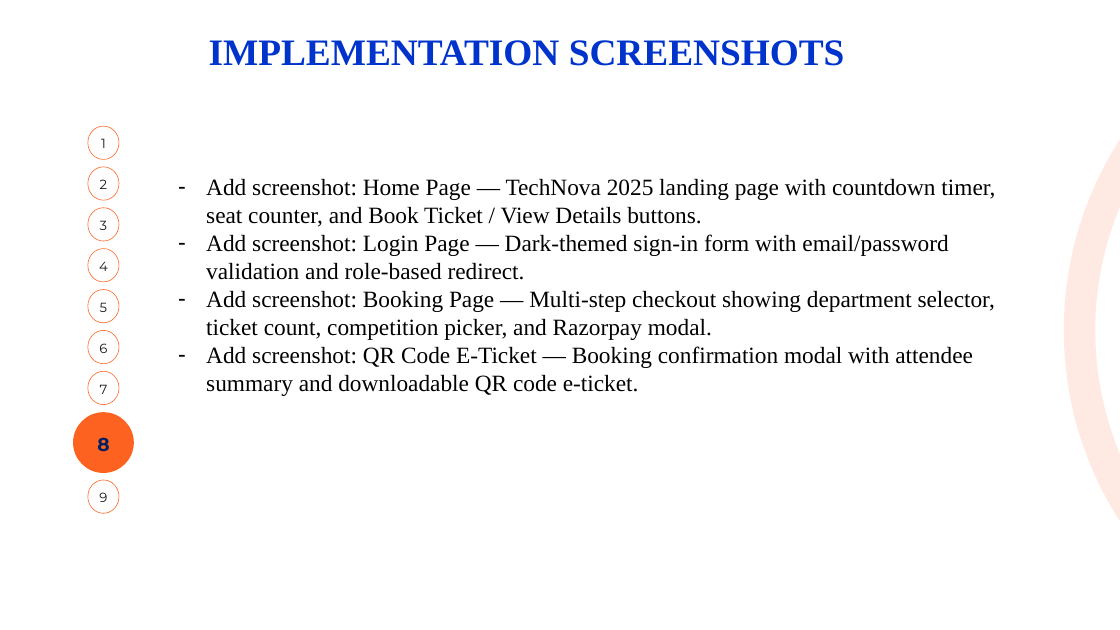
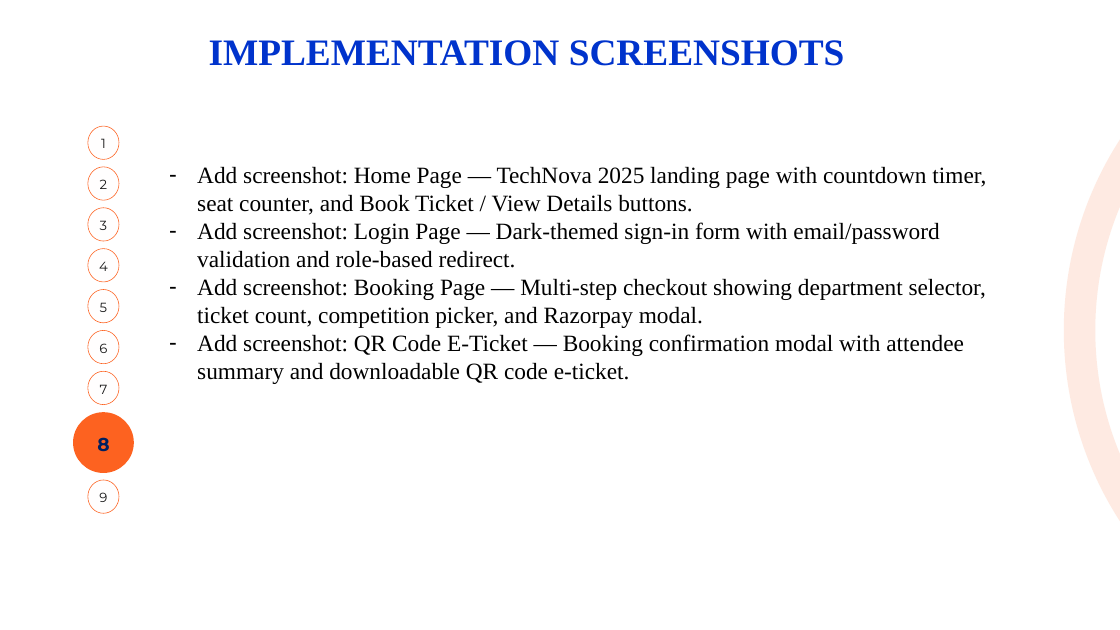
Before and after one commit to NavadeepKrishna/FSAD_Project, a slide deck: slide 10 of FSAD-End Semester-PPT_Template-Milestone_Project.pptx. Drawn at 1120x630 pixels with LibreOffice and Linux fonts; fonts in the diff are those of the drawing; background and template pictures are left out. Boxes give left, top, right and bottom in pixels: in the first picture for what was removed or moved away, otherwise in the second. Text is boxed around its words. In the diff, an @@ line names an element or a change of style, - is before the commit and + after.

```diff
--- a/FSAD-End Semester-PPT_Template-Milestone_Project.pptx
+++ b/FSAD-End Semester-PPT_Template-Milestone_Project.pptx
@@ text "Add screenshot: Home Page — ...": place and size @@
-text "Add screenshot: Home Page — ..." at [206, 178, 995, 396]
+text "Add screenshot: Home Page — ..." at [197, 166, 986, 384]
```
Also in this commit, not shown: 5 other slides changed.
